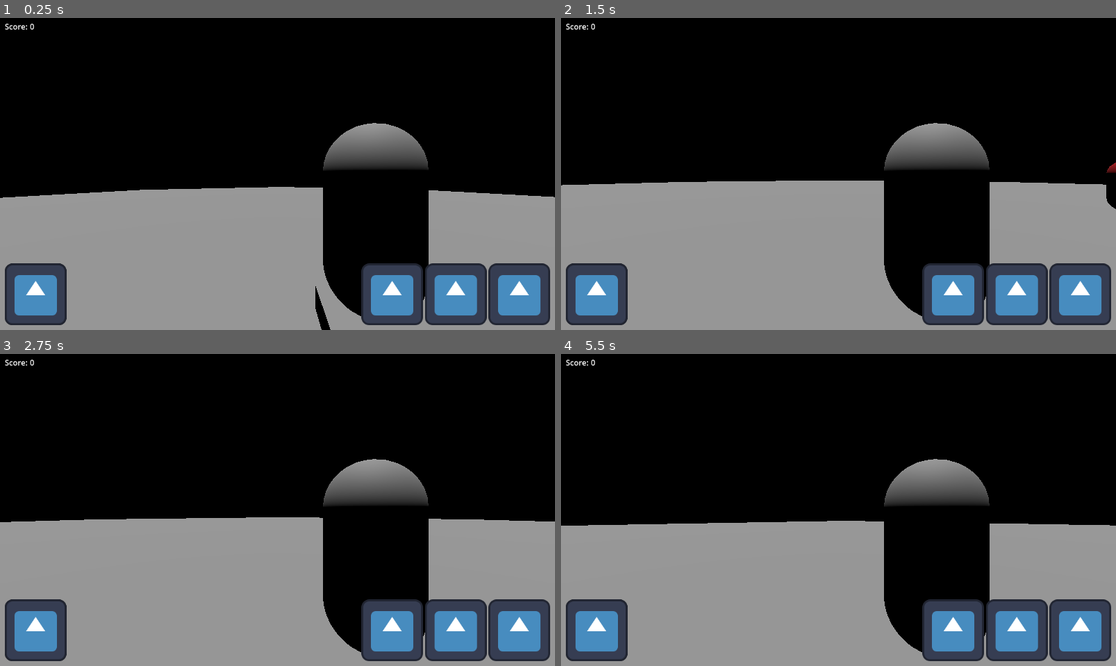
Above: before the commit, frames 1-4 (two rows, left to right).
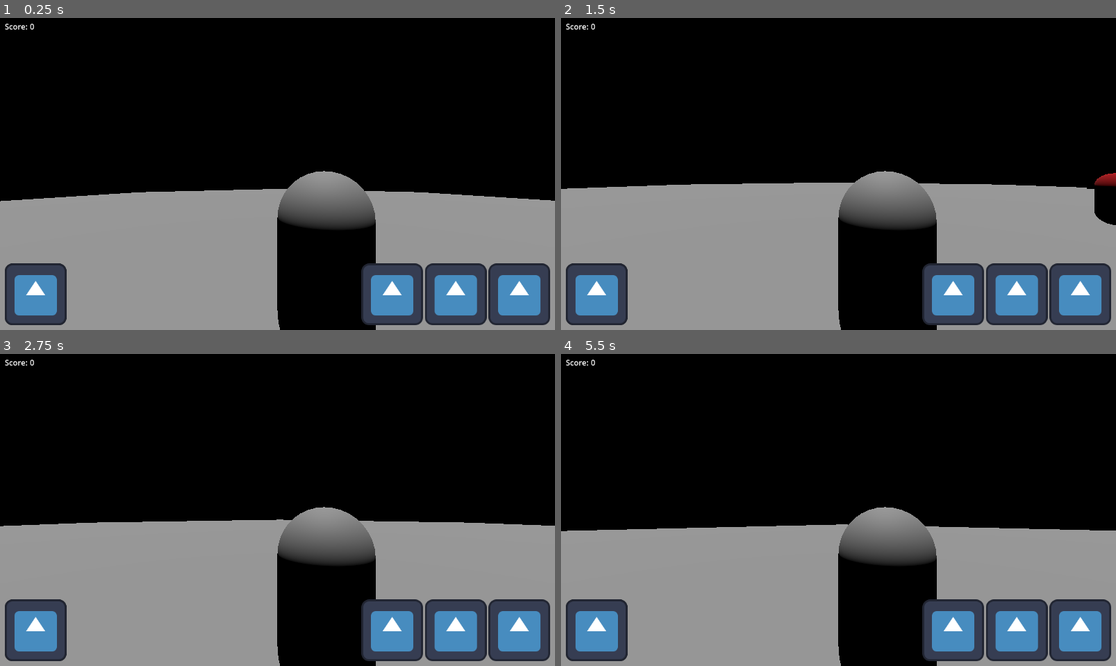
Above: after the commit, the same moments.

Repository: Sprotex/ludum-dare-54
Game: Godot game, scene res://level.tscn
The game is run twice, just before and just after one commit, with the same random seed, the same clock (stepped at 60 frames per second) and the same inputs. The engine's default icon, where the game draws it, is replaced by a stand-in: a white triangle on a blue panel in a dark square.
Inputs (mouse positions are in pixels of both pictures, inside the frame that each line leads up to):
- Up to frame 1 (0.25 s): no input
- Up to frame 2 (1.5 s): tap Enter at 0.5 s; move the mouse to (866, 174) at 0.52 s; hold W (move_forward) from 0.53 s (still down); tap Space (jump) at 0.77 s; move the mouse to (810, 174) at 1.27 s
- Up to frame 3 (2.75 s): keep holding W (move_forward); tap Space (jump) at 1.52 s; move the mouse to (288, 503) at 2.02 s
- Up to frame 4 (5.5 s): keep holding W (move_forward); move the mouse to (832, 516) at 2.77 s; tap Space (jump) at 3.02, 3.77, 4.52 s; move the mouse to (877, 513) at 3.52 s; move the mouse to (794, 506) at 4.27 s; move the mouse to (844, 510) at 5.02 s

The runs differ from the first frame. In frame 1, 11% of the frame differs, in the area x 0-100%, y 33-100%; in frame 2, 12%; in frame 3, 11%; in frame 4, 12%.

Commit message:
change camera angle

Diff:
--- a/character/player/player.tscn
+++ b/character/player/player.tscn
@@ -22,11 +22,10 @@
 script = ExtResource("2_p7gc2")
 
 [node name="CameraRig" type="Node3D" parent="." index="6"]
-transform = Transform3D(1, 0, 0, 0, 1, 0, 0, 0, 1, -1, 0, 0)
 script = ExtResource("3_le5wo")
 
 [node name="Camera3D" type="Camera3D" parent="CameraRig" index="0"]
-transform = Transform3D(1, 0, 0, 0, 1, 0, 0, 0, 1, 0, 1.46911, 2.18216)
+transform = Transform3D(1, 0, 0, 0, 1, 0, 0, 0, 1, -0.5, 1.96911, 2.18216)
 
 [node name="PlayerBroadcaster" type="Node" parent="." index="7" node_paths=PackedStringArray("player")]
 script = ExtResource("5_s5e6c")
